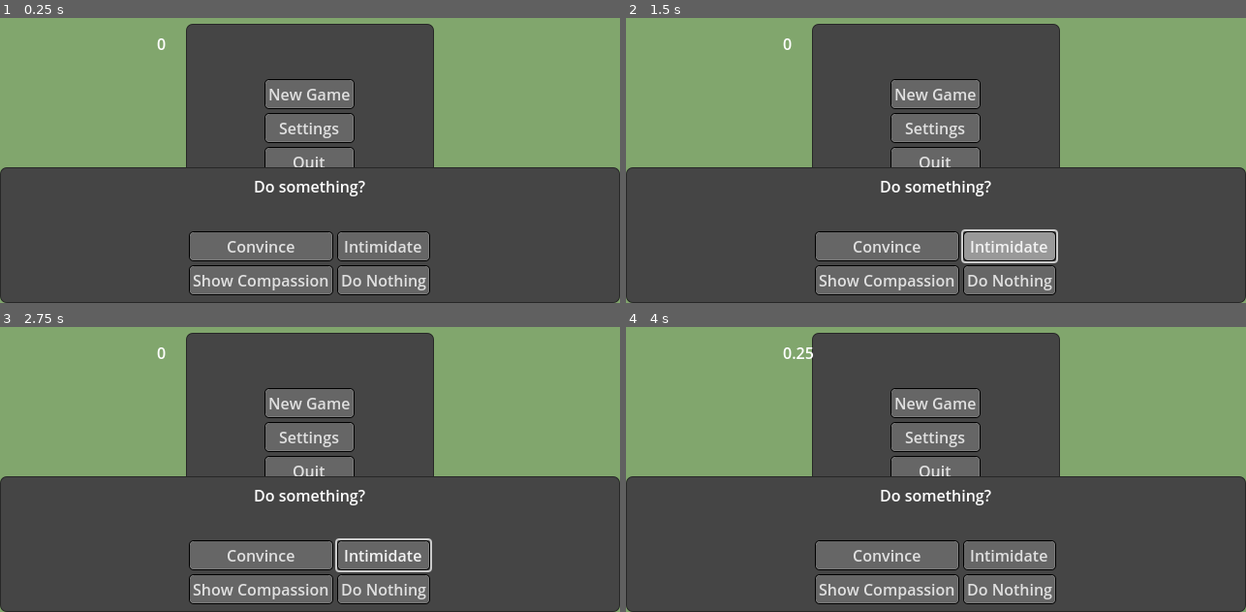
Above: before the commit, frames 1-4 (two rows, left to right).
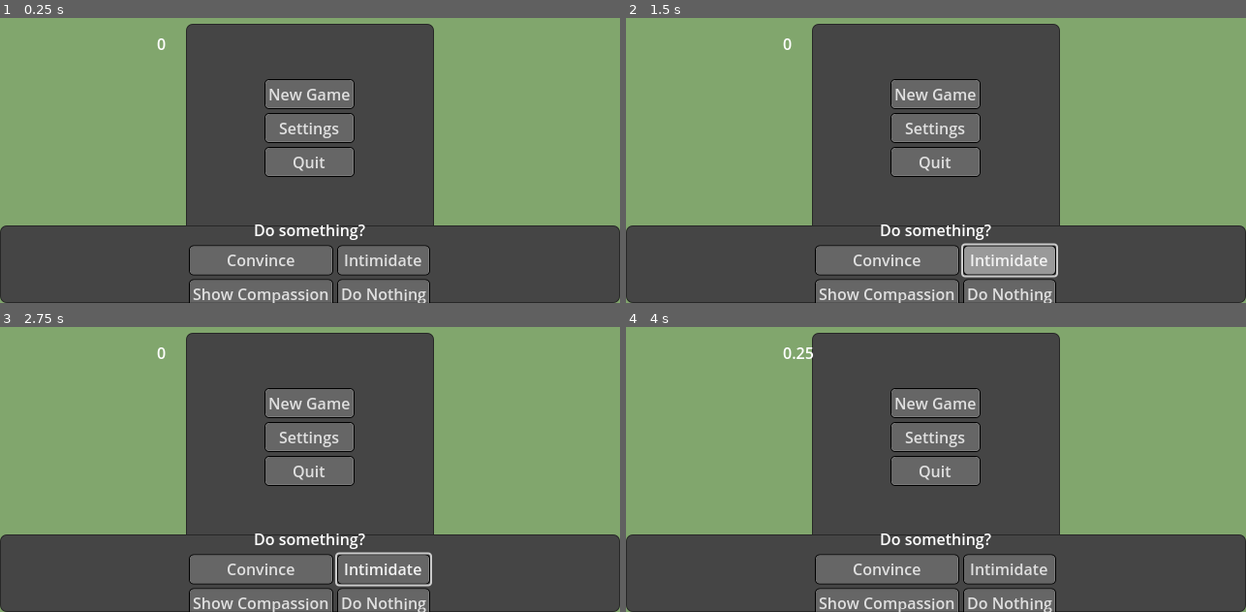
Above: after the commit, the same moments.

Repository: Willi-bot/GameProject
Game: Godot game, scene res://scenes/battle/negotiation/Negotiation.tscn
Two runs of this game, one before a commit and one after it. Both use one fixed random seed, a clock stepped at 60 frames per second and the inputs below. This scene is started directly instead of the project's main scene.
Inputs:
- Up to frame 1 (0.25 s): no input
- Up to frame 2 (1.5 s): click "Convince" at 0.5 s; click "Intimidate" at 1.25 s
- Up to frame 3 (2.75 s): click "New Game" at 2 s
- Up to frame 4 (4 s): click "New Game" at 2.75 s; click "Show Compassion" at 3.5 s

The runs differ from the first frame. In frame 1, 20% of the frame differs, in the area x 0-100%, y 52-100%; in frame 2, 20%; in frame 3, 20%; in frame 4, 20%.
Error in both runs: Invalid access to property or key 'selected_target' on a base object of type 'Nil'. (res://scenes/battle/negotiation/stages/take_action.gd:24)

Commit message:
Improve Negotiation

Diff:
--- a/gameproject/entities/enemy/enemy.gd
+++ b/gameproject/entities/enemy/enemy.gd
@@ -37,3 +37,17 @@
 
 func set_inactive() -> void:
 	sprite.material.set_shader_parameter("width", 0)
+
+
+func set_shader_color(color) -> void:
+	sprite.material.set_shader_parameter("color", color)
+
+
+func _on_sprite_mouse_entered() -> void:
+	if Global.bm.initiate_negotiation:
+		sprite.material.set_shader_parameter("width", 4)
+
+
+func _on_sprite_mouse_exited() -> void:
+	if Global.bm.initiate_negotiation:
+		sprite.material.set_shader_parameter("width", 0)
--- a/gameproject/entities/enemy/enemy.tscn
+++ b/gameproject/entities/enemy/enemy.tscn
@@ -61,4 +61,8 @@
 keep_pressed_outside = true
 flat = true
 
+[connection signal="focus_entered" from="Sprite/Sprite" to="." method="_on_sprite_focus_entered"]
+[connection signal="focus_exited" from="Sprite/Sprite" to="." method="_on_sprite_focus_exited"]
+[connection signal="mouse_entered" from="Sprite/Sprite" to="." method="_on_sprite_mouse_entered"]
+[connection signal="mouse_exited" from="Sprite/Sprite" to="." method="_on_sprite_mouse_exited"]
 [connection signal="pressed" from="Sprite/Sprite" to="." method="_on_character_sprite_pressed"]
--- a/gameproject/scenes/battle/battle.gd
+++ b/gameproject/scenes/battle/battle.gd
@@ -28,14 +28,12 @@
 @onready var select_icon: Sprite2D = $SelectIcon
 @onready var target_icon: AnimatedSprite2D = $TargetIcon
 
-@onready var negotation_scene = preload("res://scenes/battle/negotiation/Negotiation.tscn")
-@onready var negotiation: Negotiation = null
-
 @onready var victory_screen: VictoryScreen = $VictoryScreen
 @onready var defeat_screen: CanvasLayer = $DefeatScreen
 
 var em: EntityManager = preload("res://scenes/battle/managers/entity_manager.gd").new()
 var vm: VictoryManager = preload("res://scenes/battle/managers/victory_manager.gd").new()
+var nm: NegotiationManager = preload("res://scenes/battle/managers/negotiation_manager.gd").new()
 var im: InputManager = preload("res://scenes/battle/managers/input_manager.gd").new()
 
 var enemy_scene = preload("res://entities/enemy/enemy.tscn")
@@ -89,7 +87,6 @@
 		enemy.entity.turn_ended.connect(_next_turn)
 		enemy.deal_damage.connect(_attack_random_ally)
 		enemy.target_enemy.connect(_choose_target)
-		enemy.target_enemy.connect(_start_negotiation)
 		enemy.entity.death.connect(process_enemy_death.bind(enemy))
 
 
@@ -193,13 +190,6 @@
 	var type = current_turn.entity.type
 	var isPlayer = type == BaseEntity.Type.PLAYER
 	ally_turn = isPlayer or type == BaseEntity.Type.ALLY
-
-	if is_instance_valid(negotiation):
-		select_icon.show()
-		for child in main_grid.get_children():
-			child.show()
-
-		remove_child(negotiation)
 
 	if ally_turn:
 		im.change_active_menu(main_box)
@@ -309,35 +299,7 @@
 
 func _choose_neg_target() -> void:
 	select_icon.hide()
-	for child in main_grid.get_children():
-		child.hide()
+	im.change_active_menu(null)
+	nm.prepare_negotiation()
 
 	info_text.text = "Confirm negotiation partner"
-
-	initiate_negotiation = true
-
-	# TODO make enemies light up corresponding to success chance
-
-
-func _start_negotiation(enemy) -> void:
-	# if initiate negotiation is true pass enemy to Negotiation scene and
-	# start negotiation
-	if initiate_negotiation:
-		# TODO calculate success chance based on enemy + level diff + damage dealt
-		var success_chance: float = 0.5
-
-		negotiation = negotation_scene.instantiate()
-
-		negotiation.set_negotiation_partner(self, success_chance)
-
-		negotiation.negotiation_end.connect(_process_end_of_negotiation)
-
-		add_child(negotiation)
-
-
-func _process_end_of_negotiation(success) -> void:
-	if success:
-		# Add enemy to party
-		pass
-
-	_next_turn()
--- /dev/null
+++ b/gameproject/scenes/battle/managers/negotiation_manager.gd
@@ -0,0 +1,57 @@
+extends Node
+class_name NegotiationManager
+
+
+var negotiation: Negotiation
+var negotiation_chance: Dictionary = {}
+var negotiation_target: EnemyNode
+
+# Called when the node enters the scene tree for the first time.
+func _ready() -> void:
+	pass # Replace with function body.
+
+
+# Called every frame. 'delta' is the elapsed time since the previous frame.
+func _process(delta: float) -> void:
+	pass
+
+
+func prepare_negotiation() -> void:
+	for enemy in Global.bm.enemy_battlers:
+		var success_chance: float = 0.5 # replace with standard value for each monster
+		# consider level diff
+		success_chance -= max(0, (enemy.entity.level - Global.player.level) * 0.10)
+		# consider damage
+		success_chance -= 0.5 * (1. - (float(enemy.entity.current_hp) / float(enemy.entity.max_hp)))
+
+		negotiation_chance[enemy] = success_chance
+
+		# set outline color for each enemy
+		enemy.set_shader_color(Color(max(0., 1. - success_chance - 0.15), min(1., success_chance + 0.15), 0.))
+
+		enemy.target_enemy.connect(start_negotiation)
+
+
+func start_negotiation(enemy) -> void:
+	negotiation_target = enemy
+	negotiation = load("res://scenes/battle/negotiation/Negotiation.tscn").instantiate()
+	negotiation.set_success_chance(negotiation_chance[enemy])
+	negotiation.negotiation_end.connect(_terminate_negotiation)
+	Global.bm.add_child(negotiation)
+
+
+func _terminate_negotiation(success: bool) -> void:
+	for enemy in Global.bm.enemy_battlers:
+		enemy.set_shader_color(Color(0., 0., 0.))
+
+	Global.bm.remove_child(negotiation)
+
+	Global.bm.select_icon.show()
+	Global.bm.im.change_active_menu(Global.bm.main_box)
+
+	if success:
+		# Add enemy to party
+		# Need a Team Manager to pass this shit to
+		pass
+
+	Global.bm._next_turn()
--- a/gameproject/scenes/battle/negotiation/Negotiation.tscn
+++ b/gameproject/scenes/battle/negotiation/Negotiation.tscn
@@ -18,7 +18,7 @@
 anchor_top = 1.0
 anchor_right = 1.0
 anchor_bottom = 1.0
-offset_top = -140.0
+offset_top = -80.0
 grow_horizontal = 2
 grow_vertical = 0
 theme = ExtResource("2_dgjjk")
--- a/gameproject/scenes/battle/negotiation/negotiation.gd
+++ b/gameproject/scenes/battle/negotiation/negotiation.gd
@@ -7,7 +7,6 @@
 
 @onready var stage_scene = preload("res://scenes/battle/negotiation/stages/DemandHealth.tscn")
 
-var bm: BattleManager
 var success_chance: float
 var stages: Array = []
 var current_stage: int = 0
@@ -20,6 +19,7 @@
 
 # Called when the node enters the scene tree for the first time.
 func _ready() -> void:
+
 	# TODO determine the amount of stages
 	stages_amount = 3
 
@@ -34,9 +34,8 @@
 	pass
 
 
-func set_negotiation_partner(manager, probability) -> void:
-	bm = manager
-	success_chance = probability
+func set_success_chance(chance: float) -> void:
+	success_chance = chance
 
 
 func _show_next_stage() -> void:
@@ -45,7 +44,6 @@
 	stage_scene = load("res://scenes/battle/negotiation/stages/%s.tscn" % stage_type)
 
 	var stage: Stage = stage_scene.instantiate()
-	stage.set_bm(bm)
 	stage.response.connect(_process_response)
 
 	stage_container.add_child(stage)
@@ -71,8 +69,7 @@
 	current_stage += 1
 	if current_stage == stages_amount:
 		# passed through last stage go to end of negotiation
-		var rn = randf()
-		if rn <= success_chance:
+		if randf() <= success_chance:
 			print("Success")
 			negotiation_end.emit(true)
 		else:
--- a/gameproject/scenes/battle/negotiation/stage.gd
+++ b/gameproject/scenes/battle/negotiation/stage.gd
@@ -3,8 +3,6 @@
 
 
 signal response(value: float)
-
-var bm: BattleManager
 
 # Called when the node enters the scene tree for the first time.
 func _ready() -> void:
@@ -14,10 +12,6 @@
 # Called every frame. 'delta' is the elapsed time since the previous frame.
 func _process(delta: float) -> void:
 	pass
-
-
-func set_bm(manager: BattleManager) -> void:
-	bm = manager
 
 
 func _send_response(response_value: float) -> void:
--- a/gameproject/scenes/battle/negotiation/stages/take_action.gd
+++ b/gameproject/scenes/battle/negotiation/stages/take_action.gd
@@ -21,7 +21,7 @@
 
 
 func _convince() -> void:
-	var enemy_int: int = bm.selected_target.entity.intelligence
+	var enemy_int: int = Global.bm.selected_target.entity.intelligence
 	var player_int: int = Global.player.intelligence
 
 	if player_int > enemy_int:
@@ -30,7 +30,7 @@
 		_send_response(-0.25)
 
 func _intimidate() -> void:
-	var enemy_str: int = bm.selected_target.entity.strength
+	var enemy_str: int = Global.bm.selected_target.entity.strength
 	var player_str: int = Global.player.strength
 
 	if player_str > enemy_str:
